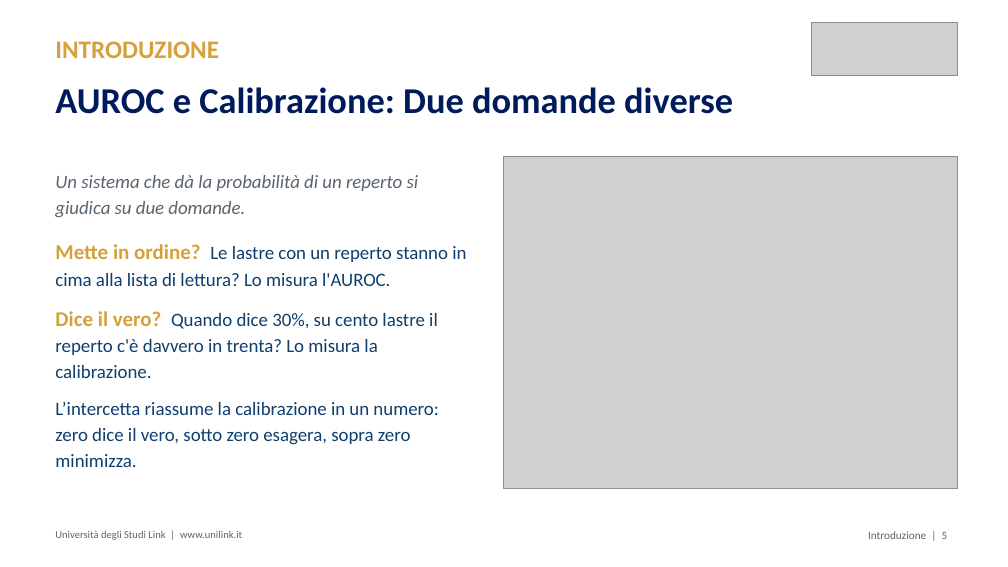
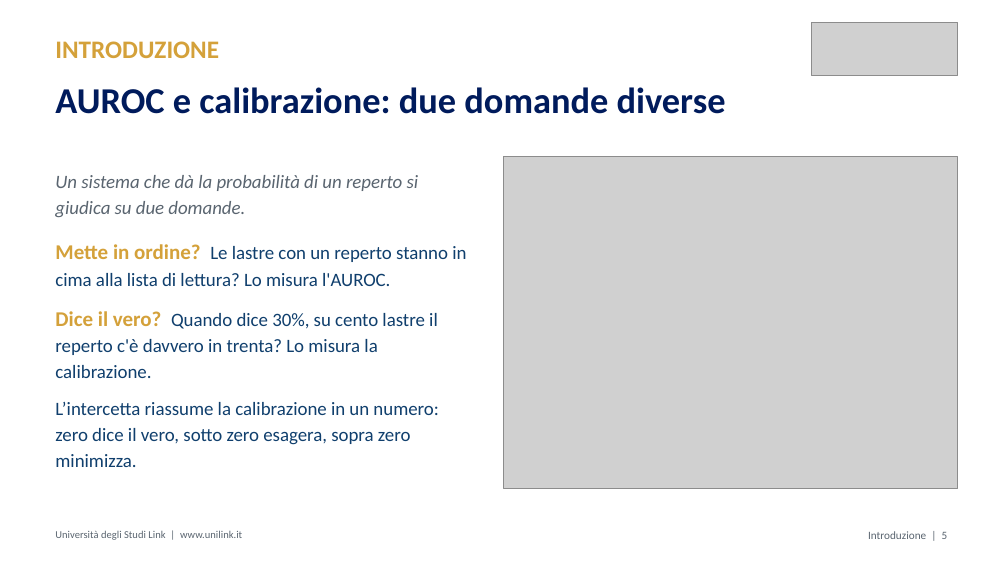
Before and after one commit to MicheleFerramola00/lezioni, a slide deck: slide 5 of slide/M2.4_Ferramola_slide.pptx. Drawn at 1008x567 pixels with LibreOffice and Linux fonts; fonts in the diff are those of the drawing; grey boxes stand for pictures. Boxes give left, top, right and bottom in pixels: in the first picture for what was removed or moved away, otherwise in the second. Text is boxed around its words. In the diff, an @@ line names an element or a change of style, - is before the commit and + after.

```diff
--- a/slide/M2.4_Ferramola_slide.pptx
+++ b/slide/M2.4_Ferramola_slide.pptx
@@ text at [55,87,726,114]: text changed @@
-AUROC e Calibrazione: Due domande diverse
+AUROC e calibrazione: due domande diverse
```
Also in this commit, not shown: 8 other slides changed, 3 other files.
